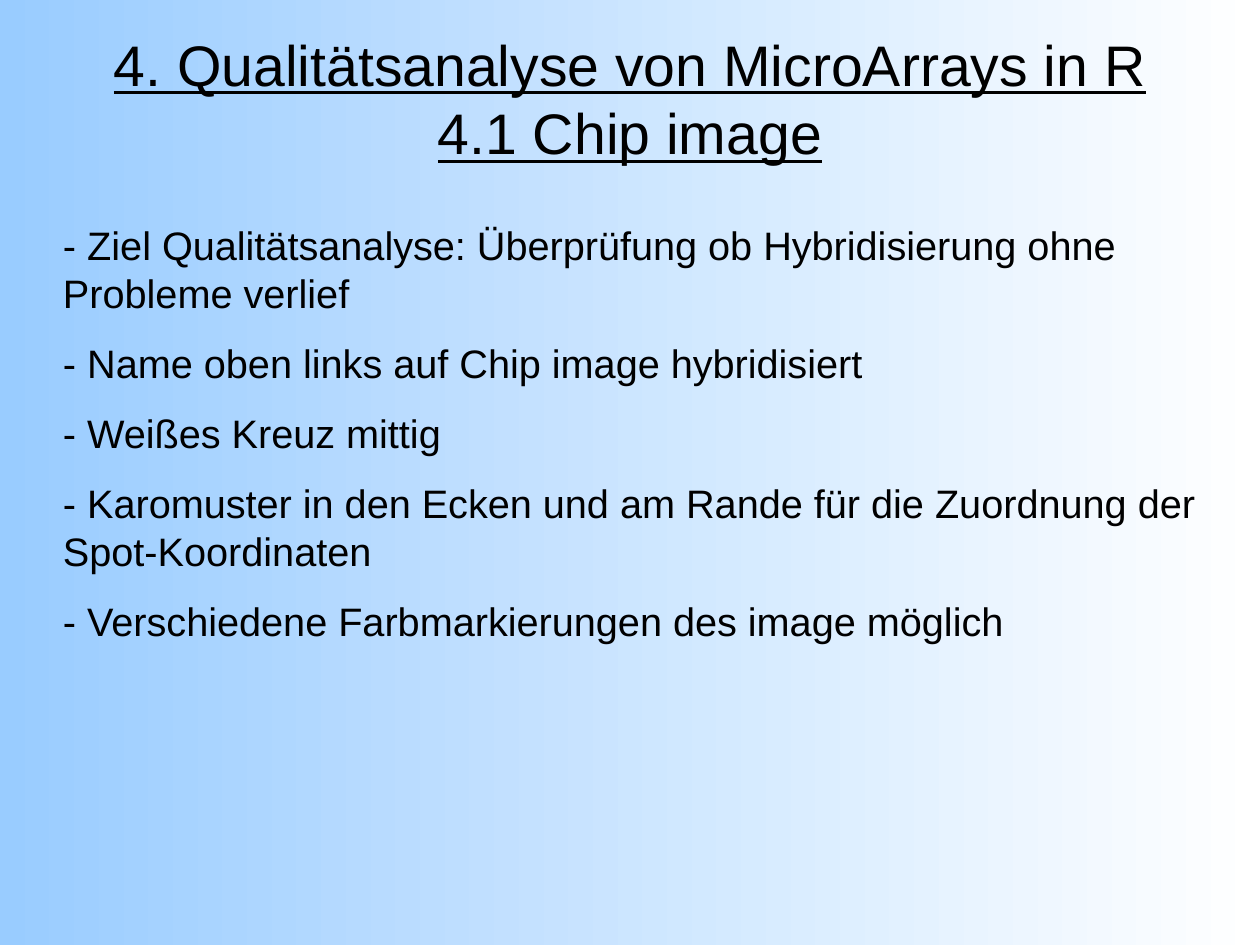
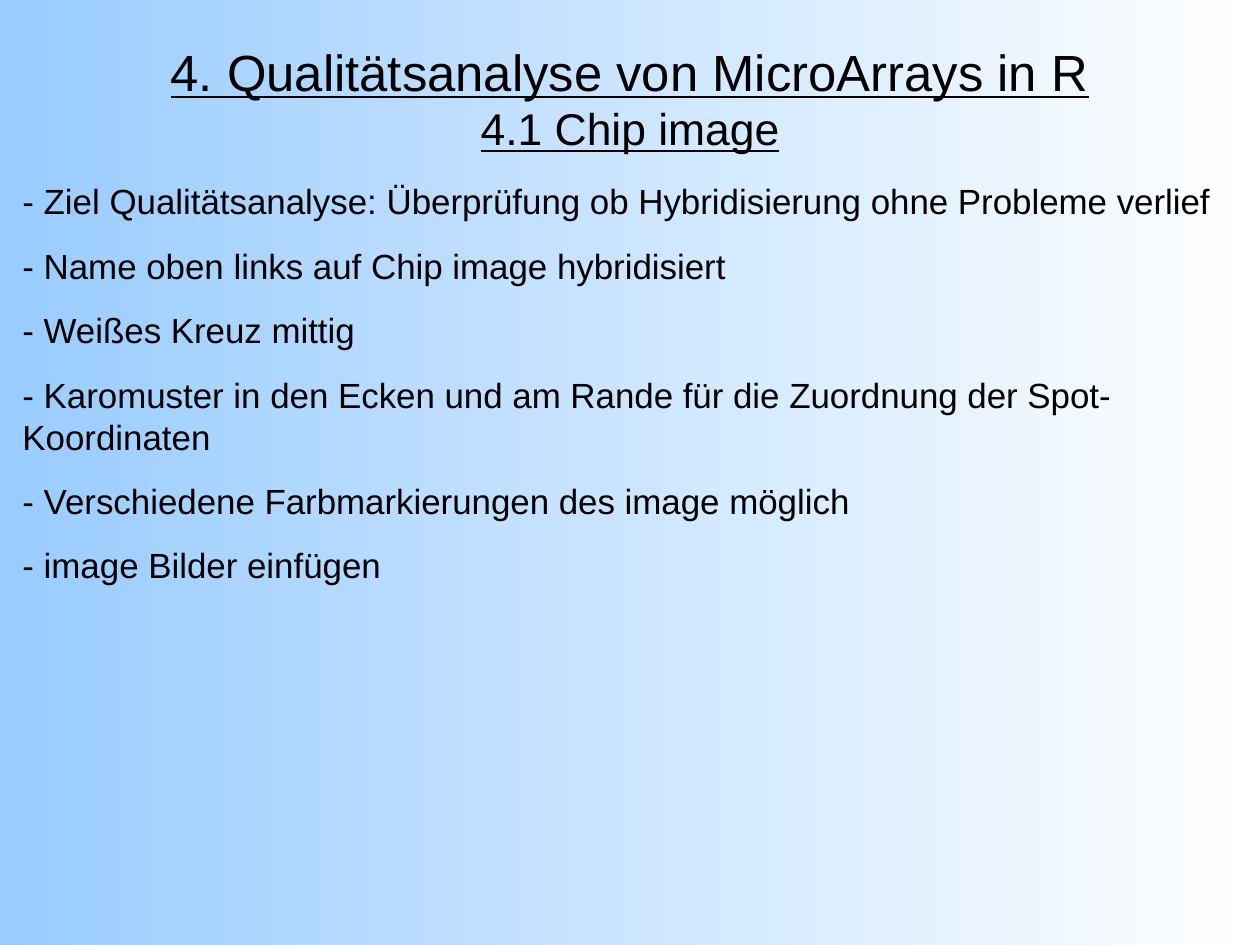
Before and after one commit to emmkey/GenEx, a slide deck: slide 10 of W1 Praesentation.odp (slide 8 before the commit). Drawn at 1260x945 pixels with LibreOffice and Linux fonts; fonts in the diff are those of the drawing. Boxes give left, top, right and bottom in pixels: in the first picture for what was removed or moved away, otherwise in the second. Text is boxed around its words. In the diff, an @@ line names an element or a change of style, - is before the commit and + after.

```diff
--- a/W1 Praesentation.odp
+++ b/W1 Praesentation.odp
@@ title "4. Qualitätsanalyse von MicroArrays in ..." at box(171, 54, 1088, 155): size 36 to 32 pt in "4. Qualitätsanalyse von MicroArrays in R"; size 36 to 28 pt in "4.1 Chip image" @@
@@ text at box(22, 186, 1210, 521): size 25 to 22 pt @@
@@ text "- Ziel Qualitätsanalyse: Überprüfung ob ...": place and size @@
-text "- Ziel Qualitätsanalyse: Überprüfung ob ..." at box(63, 229, 1195, 644)
+text "- Ziel Qualitätsanalyse: Überprüfung ob ..." at box(22, 186, 1210, 585)
@@ text at box(44, 552, 381, 585): paragraph added @@
+- image Bilder einfügen
```
Also in this commit, not shown: 11 other slides changed, 2 slides added.
